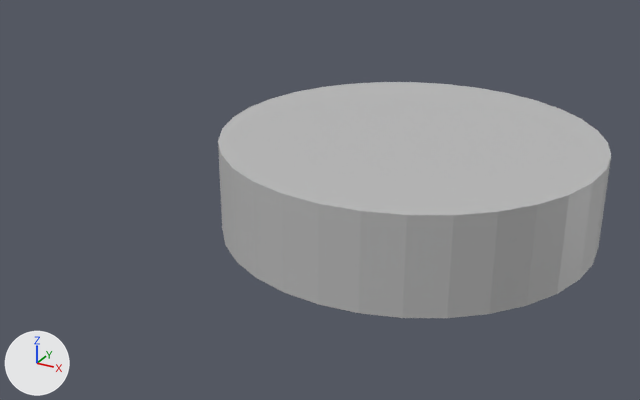
The FBX model public/osi/layer3.fbx: old version first, new version second.
Before and after are seen from a 50 mm camera at (1.69, -4.06, 3.0) aimed at (-0.56, 0.04, 0.95). Every picture has the same lights, and +X, +Y and +Z are marked at lower left. Where no turn or scale is listed for an object, it has been applied to the vertices.

Before the edit, the objects in view are built like this:
```python
mat_material_018 = principled_material('Material.018')
mat_material_018.base_color = (0.5, 0.5, 0.5)  # grey #bcbcbc
me_silinder_016 = bpy.data.meshes.new('Silinder.016')
me_silinder_016.from_pydata(...)  # a 32-sided cylinder along z spanning x -1.0..1.0, y -1.0..1.0, z -0.25..0.25
me_silinder_016.materials.append(mat_material_018)  # grey #bcbcbc
ob_silinder_002 = bpy.data.objects.new('Silinder.002', me_silinder_016)
ob_silinder_002.location = (0.0, 0.0, 1.2)
```
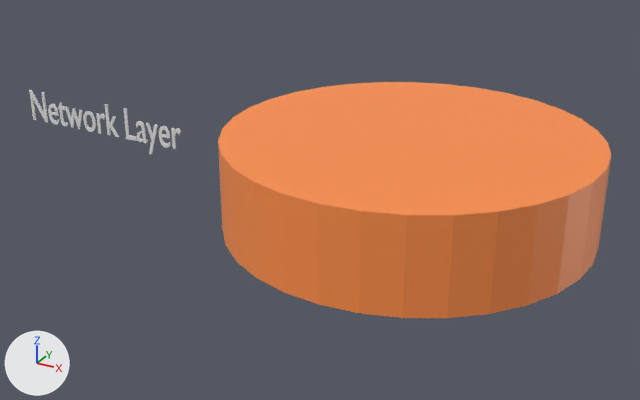
The newer file is also turned or shifted as a whole; pictures and numbers use the older file's frame.

Pixel boxes [x1, y1, x2, y2] of what changed, in the pictures (640 x 400 px):
'Silinder.002', recoloured (grey to orange): [218, 82, 611, 318] in both
'Teks.002', added: after [29, 90, 181, 154]

Patch to the scene script:
```diff
--- a/public/osi/layer3.fbx.py
+++ b/public/osi/layer3.fbx.py
@@ mat_material_018 @@
 mat_material_018 = principled_material('Material.018')
-mat_material_018.base_color = (0.5, 0.5, 0.5)  # grey #bcbcbc
+mat_material_018.base_color = (1.0, 0.279, 0.0685)  # orange #ff904a
@@ me_teks_011 @@
+me_teks_011.from_pydata(...)  # 1366 vertices, 2013 faces; spans x -0.703..0.531, y -0.005..0.005, z -0.136..0.138
@@ ob_teks_002 @@
+ob_teks_002 = bpy.data.objects.new('Teks.002', me_teks_011)
+ob_teks_002.location = (-2.042, 0.005, 1.161)
```
